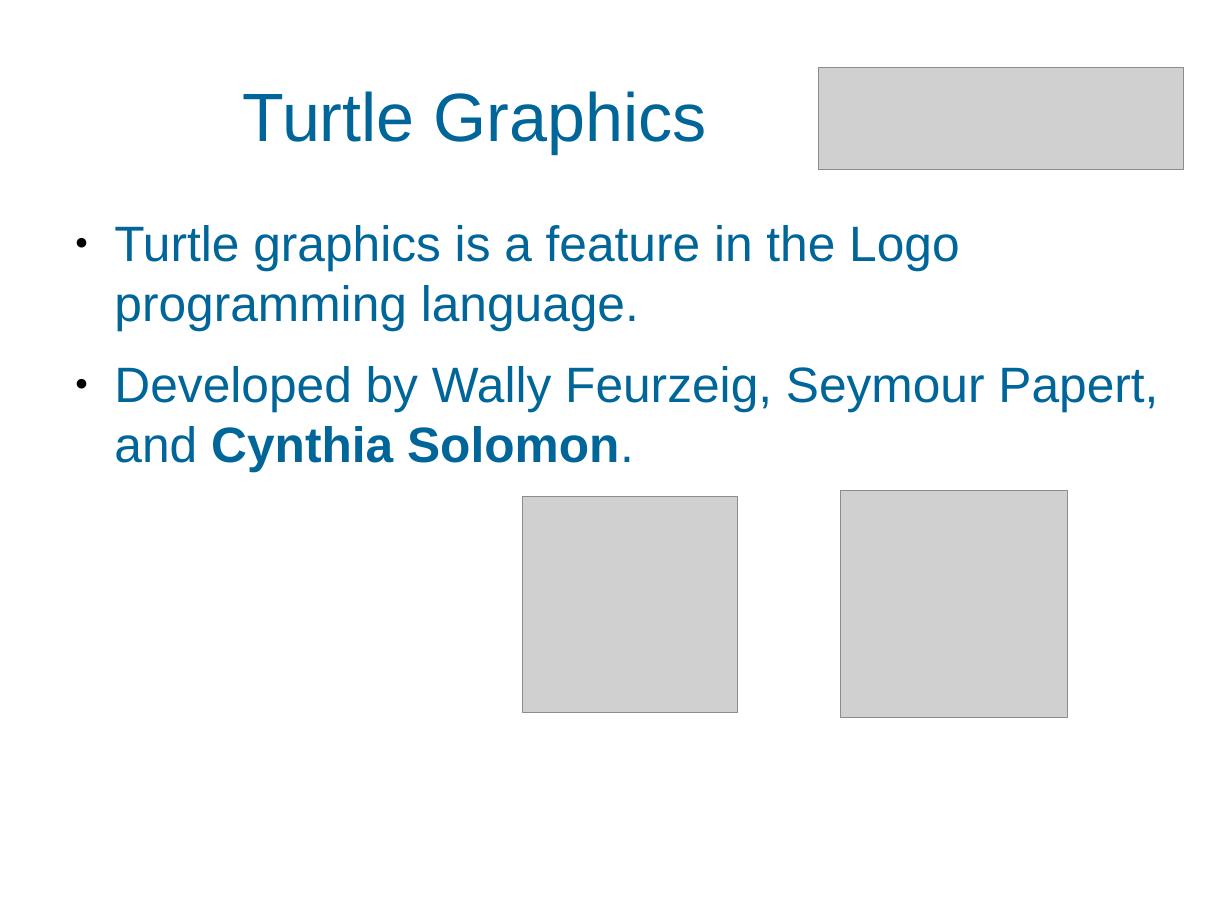
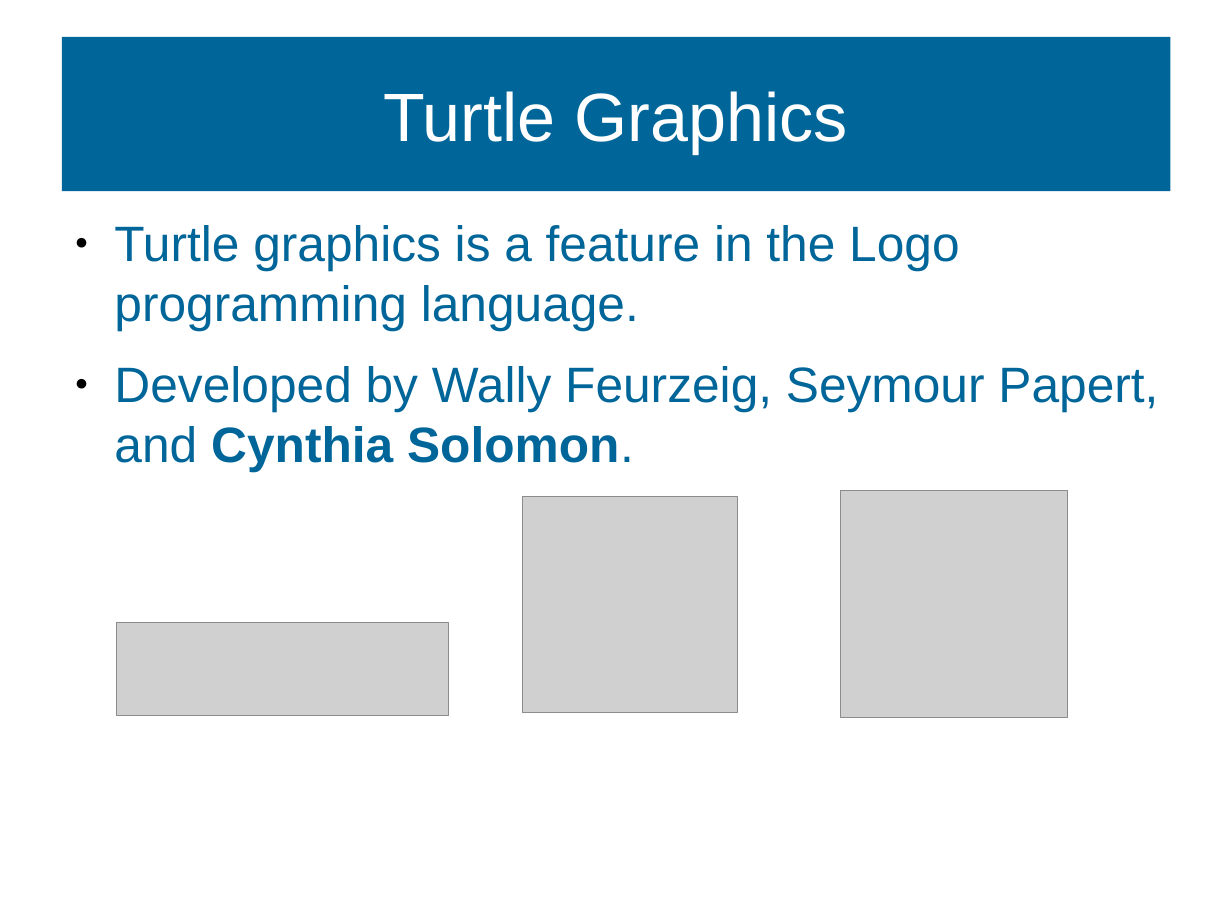
Before and after one commit to MarkGadsby/TeachingNotes, a slide deck: slide 14 of GeneralTextFiles/Markdown_BSC_Notes/Slides_HoneyCombe.odp (slide 11 before the commit). Drawn at 1232x924 pixels with LibreOffice and Linux fonts; fonts in the diff are those of the drawing; grey boxes stand for pictures; background and template pictures are left out. Boxes give left, top, right and bottom in pixels: in the first picture for what was removed or moved away, otherwise in the second. Text is boxed around its words. In the diff, an @@ line names an element or a change of style, - is before the commit and + after.

```diff
--- a/GeneralTextFiles/Markdown_BSC_Notes/Slides_HoneyCombe.odp
+++ b/GeneralTextFiles/Markdown_BSC_Notes/Slides_HoneyCombe.odp
@@ title "Turtle Graphics": place and size @@
-title "Turtle Graphics" at [243,91,707,153]
+title "Turtle Graphics" at [61,37,1171,191]
@@ title "Turtle Graphics" at [61,37,1171,191]: text colour #006699 to #FFFFFF; fill none to #006699 @@
@@ picture: place and size @@
-picture at [818,67,1184,170]
+picture at [117,623,449,715]
```
Also in this commit, not shown: 9 other slides changed, 4 slides added, 1 slide removed, 3 other files.
